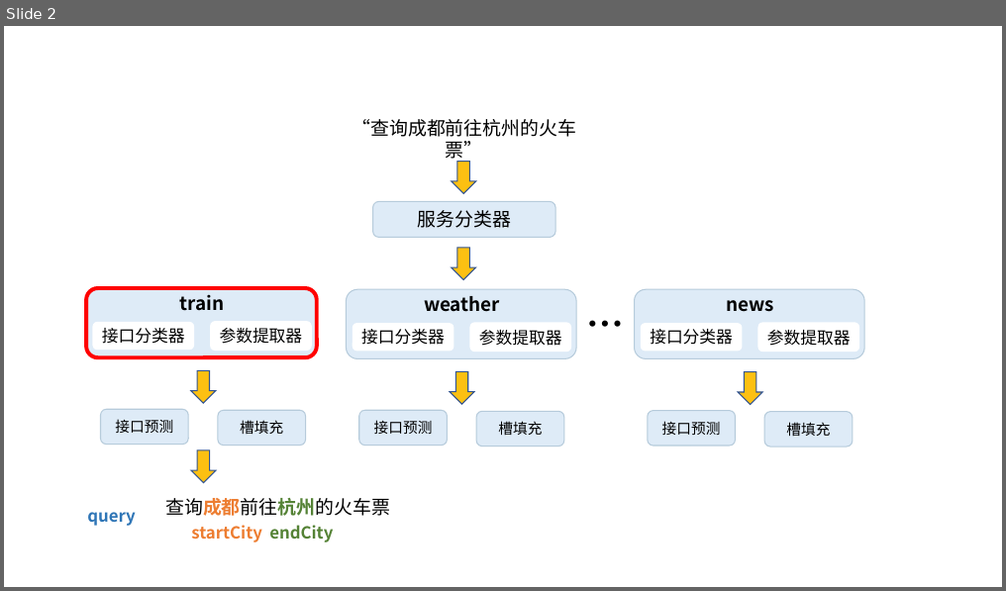
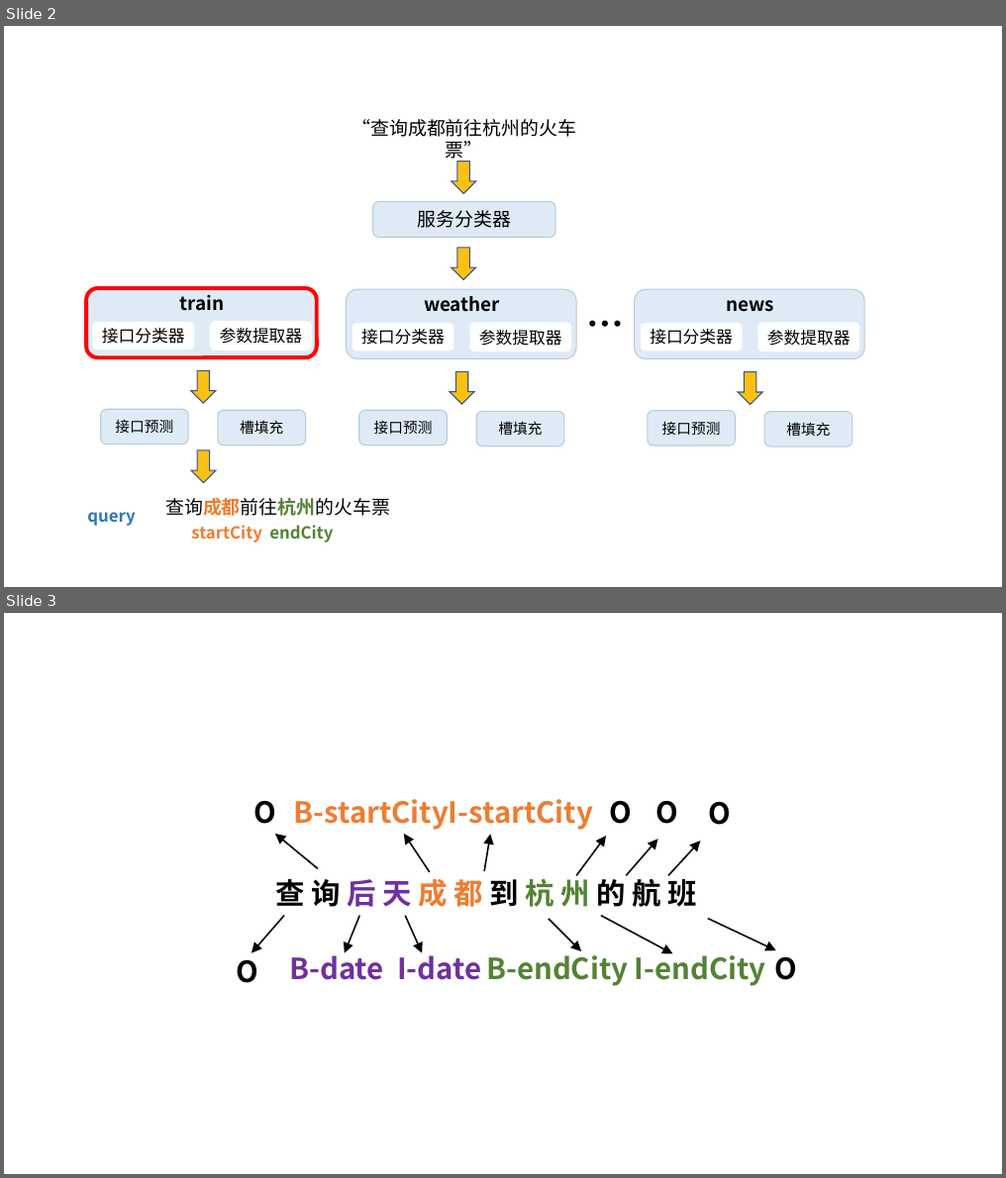
Before and after one commit to weixiao2333/zjuthesis-mphil, a slide deck: 论文图.pptx. Shown one above the other, each under a label of ours: slide 2 before the commit, slides 2 and 3 after it. The pictures are 1006x591 and 1006x1178 pixels, drawn with LibreOffice and Linux fonts; fonts in the diff are those of the drawing. Boxes give left, top, right and bottom in pixels: in the first picture for what was removed or moved away, otherwise in the second. Text is boxed around its words. In the diff, an @@ line names an element or a change of style, - is before the commit and + after.

```diff
--- a/论文图.pptx
+++ b/论文图.pptx
@@ slide 3 added at box(4, 613, 1002, 1174), background #FFFFFF @@
@@ text added at box(254, 801, 277, 824), 28 pt, text #000000, bold @@
+O
@@ text added at box(294, 799, 449, 830), 28 pt, text #ED7D31, bold @@
+B-startCity
@@ text added at box(449, 799, 593, 830), 28 pt, text #ED7D31, bold @@
+I-startCity
@@ text added at box(610, 801, 633, 824), 28 pt, text #000000, bold @@
+O
@@ text added at box(655, 801, 678, 824), 28 pt, text #000000, bold @@
+O
@@ text added at box(709, 802, 732, 825), 28 pt, text #000000, bold @@
+O
@@ arrow added from (318, 869) to (275, 834), #000000 1.5 pt @@
@@ arrow added from (430, 872) to (404, 834), #000000 1.5 pt @@
@@ arrow added from (484, 871) to (491, 834), #000000 1.5 pt @@
@@ arrow added from (576, 875) to (606, 836), #000000 1.5 pt @@
@@ arrow added from (626, 875) to (658, 839), #000000 1.5 pt @@
@@ arrow added from (668, 875) to (700, 841), #000000 1.5 pt @@
@@ text added at box(275, 875, 697, 907), 28 pt, text #000000, bold @@
+查 询 后 天 成 都 到 杭 州 的 航 班
@@ arrow added from (284, 916) to (252, 954), #000000 1.5 pt @@
@@ arrow added from (359, 916) to (345, 954), #000000 1.5 pt @@
@@ arrow added from (405, 916) to (422, 954), #000000 1.5 pt @@
@@ arrow added from (548, 919) to (581, 952), #000000 1.5 pt @@
@@ arrow added from (601, 916) to (673, 955), #000000 1.5 pt @@
@@ arrow added from (708, 919) to (776, 951), #000000 1.5 pt @@
@@ text added at box(237, 953, 259, 983), 28 pt, text #000000, bold @@
+O
@@ text added at box(289, 951, 383, 980), 28 pt, text #7030A0, bold @@
+B-date
@@ text added at box(397, 951, 481, 980), 28 pt, text #7030A0, bold @@
+I-date
@@ text added at box(486, 951, 628, 986), 28 pt, text #548235, bold @@
+B-endCity
@@ text added at box(635, 951, 766, 986), 28 pt, text #548235, bold @@
+I-endCity
@@ text added at box(774, 958, 797, 980), 28 pt, text #000000, bold @@
+O
```
Also in this commit, not shown: 5 slides changed, 5 other files.
